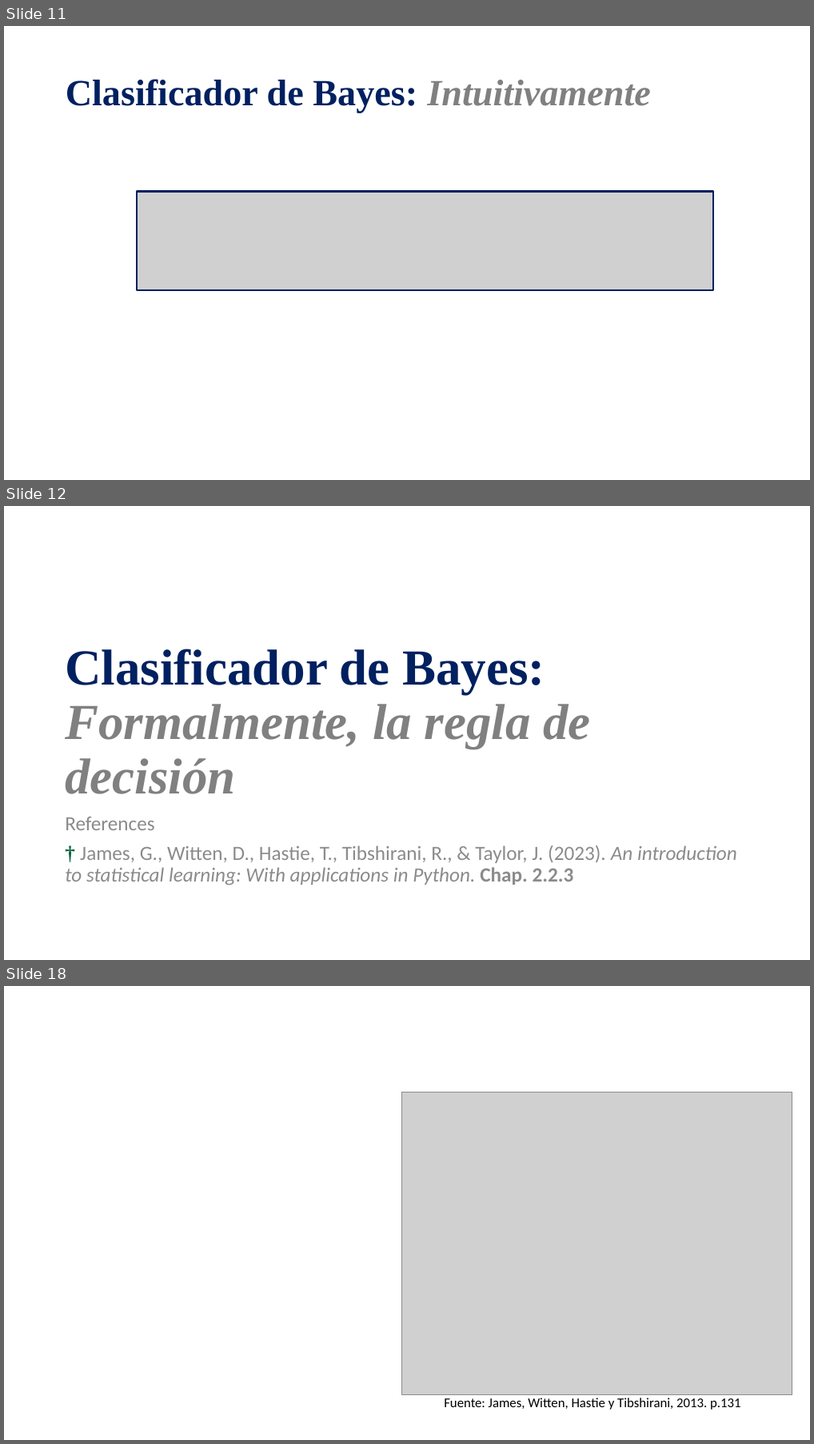
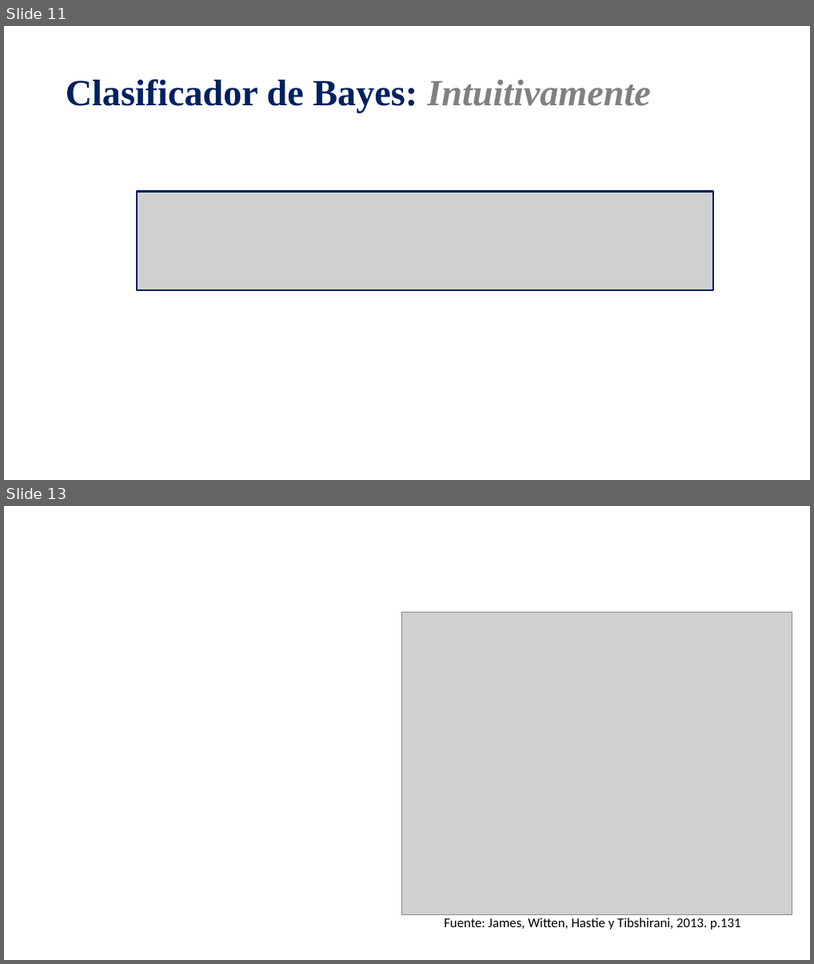
Before and after one commit to mnromero/Programacion_UBA_2025, a slide deck: Clase 06 Metodos de Clasificacion_Logit & KNN/C6_Clasificacion_Bayes_Logit_kNN.pptx. Shown one above the other, each under a label of ours: slides 11, 12 and 18 before the commit, slides 11 and 13 after it; the slides between them are not shown. The pictures are 814x1444 and 814x964 pixels, drawn with LibreOffice and Linux fonts; fonts in the diff are those of the drawing; grey boxes stand for pictures. Boxes give left, top, right and bottom in pixels: in the first picture for what was removed or moved away, otherwise in the second. Text is boxed around its words. In the diff, an @@ line names an element or a change of style, - is before the commit and + after.

```diff
--- a/Clase 06 Metodos de Clasificacion_Logit & KNN/C6_Clasificacion_Bayes_Logit_kNN.pptx
+++ b/Clase 06 Metodos de Clasificacion_Logit & KNN/C6_Clasificacion_Bayes_Logit_kNN.pptx
@@ slide 12 removed at box(4, 506, 810, 960), background #FFFFFF @@
@@ title removed at box(65, 648, 590, 794) @@
-Clasificador de Bayes: Formalmente, la regla de decisión
@@ text removed at box(65, 816, 738, 884) @@
-References
-† James, G., Witten, D., Hastie, T., Tibshirani, R., & Taylor, J. (2023). An introduction to statistical learning: With applications in Python. Chap. 2.2.3
@@ what was slide 18 is now slide 13 @@
```
Also in this commit, not shown: 4 slides changed, 1 slide added, 5 other slides removed.
